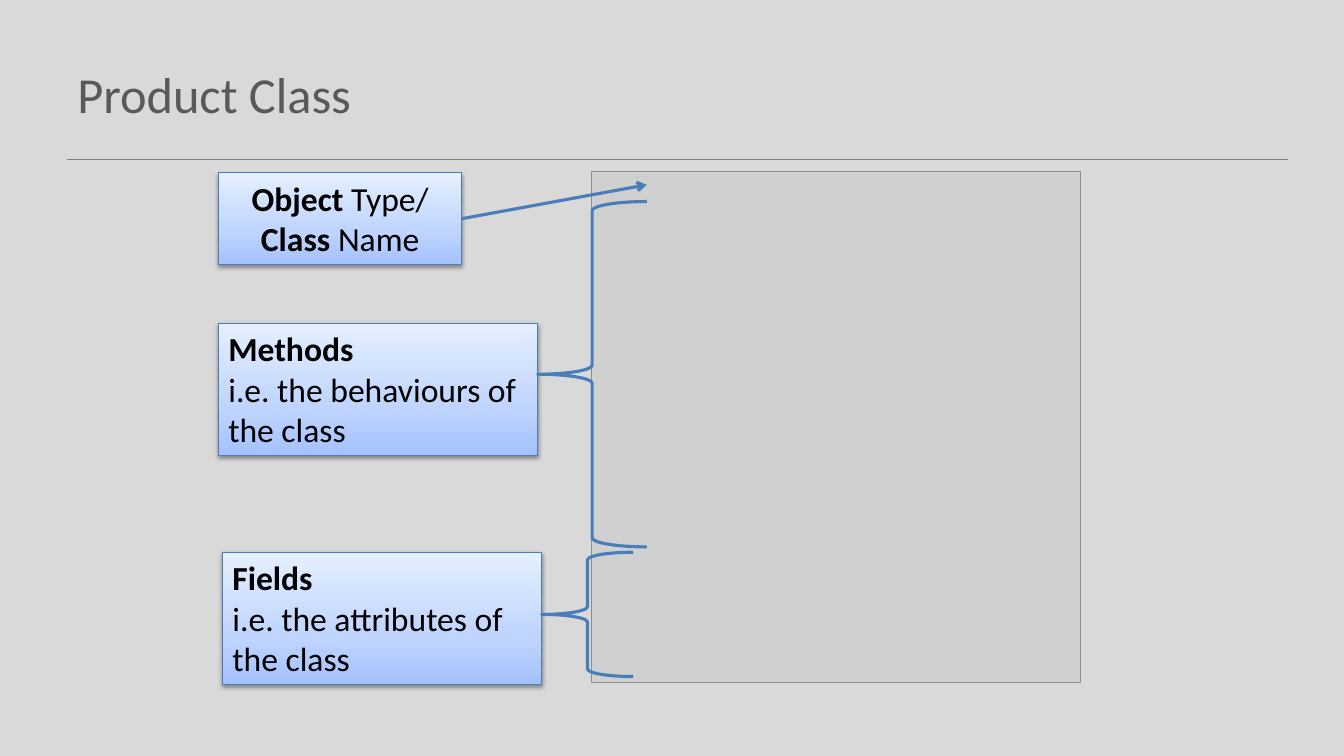
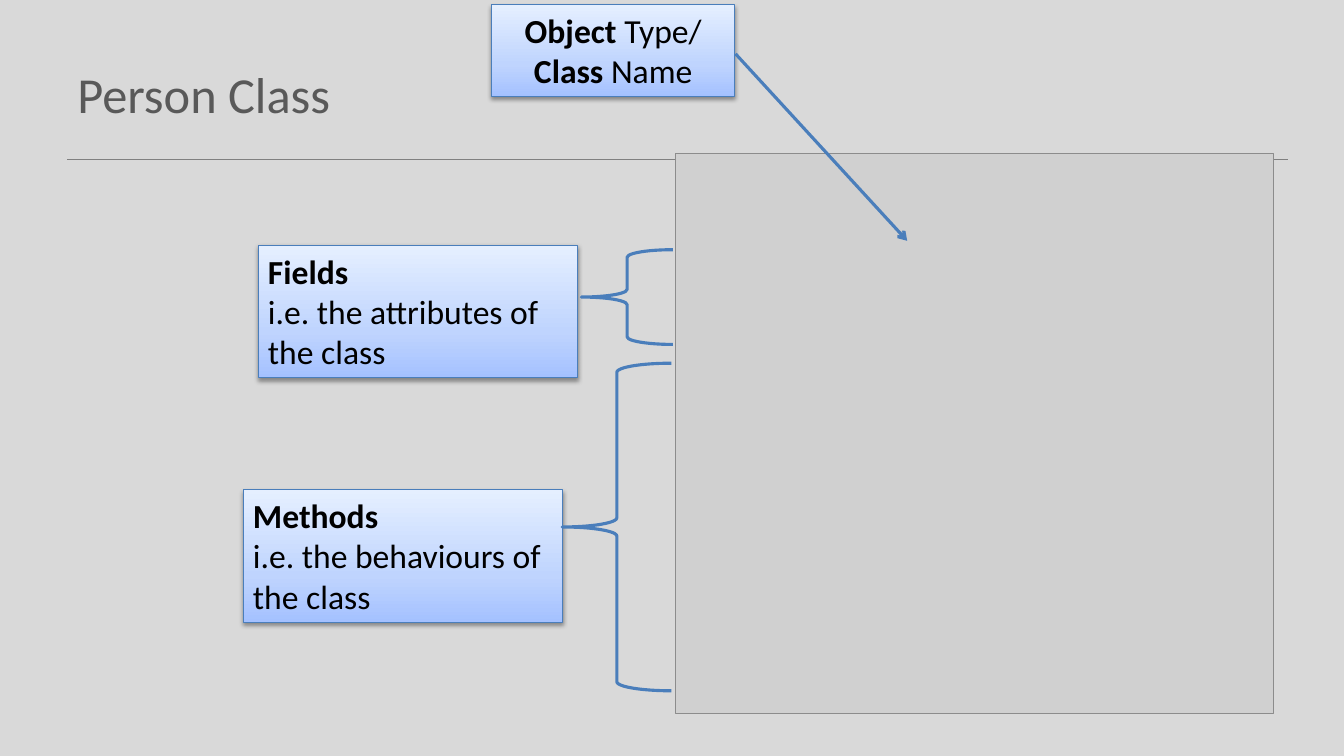
Before and after one commit to Programming-Fundamentals-SETU/prog-fund-1-sept-25, a slide deck: slide 22 of topic06-arrays/unit-1/talk-2-array-classes/b-array-classes.pptx (slide 21 before the commit). Drawn at 1344x756 pixels with LibreOffice and Linux fonts; fonts in the diff are those of the drawing; grey boxes stand for pictures. Boxes give left, top, right and bottom in pixels: in the first picture for what was removed or moved away, otherwise in the second. Text is boxed around its words. In the diff, an @@ line names an element or a change of style, - is before the commit and + after.

Commit message:
update arrays-classes to use Person instead of Product

```diff
--- a/topic06-arrays/unit-1/talk-2-array-classes/b-array-classes.pptx
+++ b/topic06-arrays/unit-1/talk-2-array-classes/b-array-classes.pptx
@@ rectangle "Object Type/ Class Name" moved from (x1=219, y1=173, x2=463, y2=265) to (x1=492, y1=5, x2=736, y2=97) @@
@@ arrow moved from (462, 219) - (647, 185) to (736, 53) - (907, 241) @@
@@ title at (x1=77, y1=78, x2=330, y2=114): text changed @@
-Product Class
+Person Class
@@ picture resized from (x1=592, y1=171, x2=1081, y2=683) to (x1=676, y1=153, x2=1273, y2=714) @@
@@ rectangle "Fields i.e. the attributes of ..." moved from (x1=223, y1=553, x2=542, y2=685) to (x1=258, y1=246, x2=578, y2=378) @@
@@ left brace resized from (x1=541, y1=553, x2=633, y2=677) to (x1=582, y1=250, x2=674, y2=345) @@
@@ left brace resized from (x1=537, y1=202, x2=646, y2=547) to (x1=563, y1=363, x2=671, y2=691) @@
@@ rectangle "Methods i.e. the behaviours of ..." moved from (x1=219, y1=324, x2=538, y2=456) to (x1=243, y1=490, x2=563, y2=622) @@
```
Also in this commit, not shown: 9 other slides changed, 4 slides added, 3 slides removed, 37 other files.
